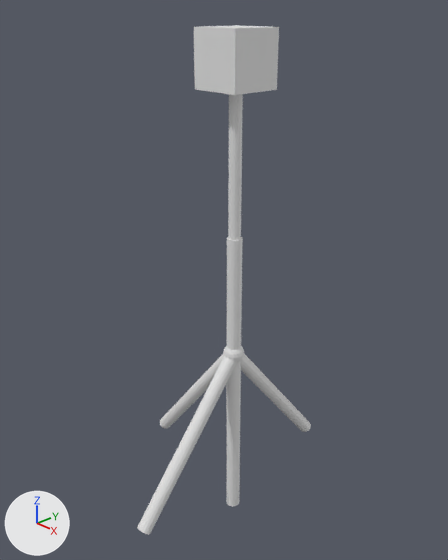
An edit to the Blender file tower.blend, drawn before and after from the same camera.
Both versions are drawn from a 50 mm lens placed at (0.801, -0.771, 0.972), pointed at (-0.075, 0.042, 0.44). Arrows for +X, +Y and +Z are at lower left; the lights stay in place.

Names of what the first picture shows: 'ball joint', 'leg.e', 'leg.n', 'leg.s', 'leg.w', 'sensor', 'stem', 'stem-inner'.
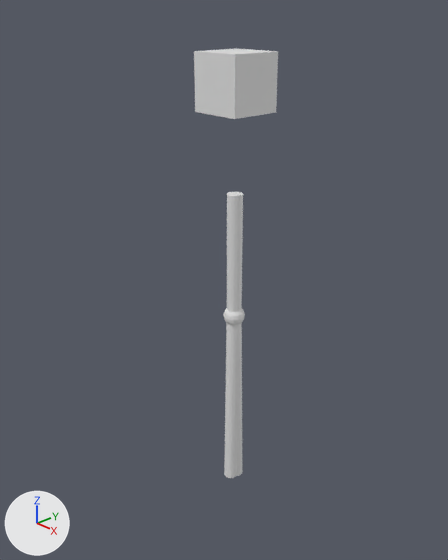
Where the newer file only moved an object's origin or applied its transform, the numbers keep the older frame.

The change, as a diff of the scene's bpy script:
```diff
--- a/tower.blend.py
+++ b/tower.blend.py
@@ me_cube @@
 me_cube.from_pydata(...)  # 8 vertices, 6 faces; spans x -0.005..0.005, y -0.005..0.005, z 0.05731..0.06731
 # used by ob_sensor; location = (0.0, 0.0, 0.263); scale = (10.0, 10.0, 10.0)
+# me_cube part 1: the whole mesh is scaled about the mesh origin by 10
@@ me_cube_003 @@
 me_cube_003.from_pydata(...)  # 98 vertices, 96 faces; spans x -0.0042..0.0042, y -0.0042..0.0042, z -0.0042..0.0042
 # used by ob_ball_joint; parent = ob_tower_base; location = (0.0, 0.0, 0.313); rotation_euler = (0.0, -0.00583, 0.0), in degrees (0, -0.3, 0); scale = (5.0, 5.0, 5.0)
+# me_cube_003 part 2: the whole mesh is scaled about its middle by 5
@@ me_cylinder_005 @@
 me_cylinder_005.from_pydata(...)  # 32 vertices, 18 faces; spans x -0.015..0.015, y -0.015..0.015, z -0.094..0.2
 # used by ob_stem_inner; parent = ob_sensor; location = (0.0, 0.0, 0.371); scale = (0.8, 0.8, 1.0)
+# me_cylinder_005 part 3: the whole mesh is moved by (0.0, 0.0, -0.038)
@@ ob_leg_w @@
 ob_leg_w.parent = ob_ball_joint
-ob_leg_w.matrix_parent_inverse = Matrix(((0.2, 0.0, 0.00117, -0.000432), (0.0, 0.2, 0.0, 0.0), (-0.00117, 0.0, 0.2, -0.0742), (0.0, 0.0, 0.0, 1.0)))
-ob_leg_w.location = (0.0, 0.0, 0.371)
-ob_leg_w.rotation_euler = (0.0, 0.672, 0.0)  # degrees (0, 39, 0)
+ob_leg_w.matrix_parent_inverse = Matrix(((1.0, 0.0, 0.00583, -0.00175), (0.0, 1.0, 0.0, 0.0), (-0.00583, 0.0, 1.0, -0.3), (0.0, 0.0, 0.0, 1.0)))
+ob_leg_w.location = (0.0, 0.0, 0.3)
+ob_leg_w.rotation_euler = (0.0, 0.0174, 0.0)  # degrees (0, 1, 0)
@@ ob_stem @@
 ob_stem.parent = ob_ball_joint
-ob_stem.matrix_parent_inverse = Matrix(((0.2, 0.0, 0.00117, -0.000485), (0.0, 0.2, 0.0, 0.0), (-0.00117, 0.0, 0.2, -0.0832), (0.0, 0.0, 0.0, 1.0)))
-ob_stem.location = (0.0, 0.0, -0.149)
+ob_stem.matrix_parent_inverse = Matrix(((1.0, 0.0, 0.00583, -0.00175), (0.0, 1.0, 0.0, 0.0), (-0.00583, 0.0, 1.0, -0.3), (0.0, 0.0, 0.0, 1.0)))
+ob_stem.location = (0.0, 0.0, -0.265)
@@ ob_sensor @@
 ob_sensor = bpy.data.objects.new('sensor', me_cube)
-ob_sensor.location = (0.0, 0.0, 0.263)
-ob_sensor.scale = (10.0, 10.0, 10.0)
+ob_sensor.location = (0.0, 0.0, 0.225)
@@ ob_ball_joint @@
 ob_ball_joint.parent = ob_tower_base
-ob_ball_joint.location = (0.0, 0.0, 0.313)
+ob_ball_joint.location = (0.0, 0.0, 0.4)
 ob_ball_joint.rotation_euler = (0.0, -0.00583, 0.0)  # degrees (0, -0.3, 0)
-ob_ball_joint.scale = (5.0, 5.0, 5.0)
@@ ob_leg_n @@
 ob_leg_n.parent = ob_ball_joint
-ob_leg_n.matrix_parent_inverse = Matrix(((0.2, 0.0, 0.0, 0.0), (0.0, 0.2, 0.0, 0.0), (0.0, 0.0, 0.2, -0.0626), (0.0, 0.0, 0.0, 1.0)))
-ob_leg_n.location = (0.0, 0.0, 0.313)
-ob_leg_n.rotation_euler = (0.672, 0.0, 0.0)  # degrees (39, 0, 0)
+ob_leg_n.matrix_parent_inverse = Matrix(((1.0, 0.0, 0.00583, -0.00175), (0.0, 1.0, 0.0, 0.0), (-0.00583, 0.0, 1.0, -0.3), (0.0, 0.0, 0.0, 1.0)))
+ob_leg_n.location = (0.0, 0.0, 0.3)
+ob_leg_n.rotation_euler = (0.0174, -0.00583, 0.0)  # degrees (1, -0.3, 0)
@@ ob_leg_e @@
 ob_leg_e.parent = ob_ball_joint
-ob_leg_e.matrix_parent_inverse = Matrix(((0.2, 0.0, 0.0, 0.0), (0.0, 0.2, 0.0, 0.0), (0.0, 0.0, 0.2, -0.0626), (0.0, 0.0, 0.0, 1.0)))
-ob_leg_e.location = (0.0, 0.0, 0.313)
+ob_leg_e.matrix_parent_inverse = Matrix(((1.0, 0.0, 0.00583, -0.00175), (0.0, 1.0, 0.0, 0.0), (-0.00583, 0.0, 1.0, -0.3), (0.0, 0.0, 0.0, 1.0)))
+ob_leg_e.location = (0.0, 0.0, 0.3)
 ob_leg_e.rotation_euler = (0.0, 0.00583, 0.0)  # degrees (0, 0.3, 0)
@@ ob_leg_s @@
 ob_leg_s.parent = ob_ball_joint
-ob_leg_s.matrix_parent_inverse = Matrix(((0.2, 0.0, 0.00117, -0.000429), (0.0, 0.2, 0.0, 0.0), (-0.00117, 0.0, 0.2, -0.0737), (0.0, 0.0, 0.0, 1.0)))
-ob_leg_s.location = (0.0, 0.0, 0.368)
-ob_leg_s.rotation_euler = (-0.672, 0.0, 0.0)  # degrees (-39, 0, 0)
+ob_leg_s.matrix_parent_inverse = Matrix(((1.0, 0.0, 0.00583, -0.00175), (0.0, 1.0, 0.0, 0.0), (-0.00583, 0.0, 1.0, -0.3), (0.0, 0.0, 0.0, 1.0)))
+ob_leg_s.location = (0.0, 0.0, 0.3)
+ob_leg_s.rotation_euler = (-0.0174, 0.0, 0.0)  # degrees (-1, 0, 0)
```

Where the change shows, as pixel boxes [x1, y1, x2, y2] in the pictures (448 x 560 px):
'sensor', moved, rescaled
    before: [194, 25, 279, 95]
    after: [194, 49, 278, 119]
'leg.s', moved, rescaled, turned
    before: [137, 356, 236, 535]
    after: [224, 323, 239, 478]
'stem', moved, rescaled
    before: [226, 237, 243, 417]
    after: [227, 192, 243, 312]
'stem-inner', mesh moved, reshaped (not visible afterwards)
    before: [228, 94, 243, 240]
'leg.n', moved, rescaled, turned
    before: [240, 354, 311, 432]
    after: [237, 323, 243, 476]
'leg.e', moved, rescaled (not visible afterwards)
    before: [227, 362, 241, 506]
'leg.w', moved, turned, rescaled (not visible afterwards)
    before: [160, 353, 224, 429]
'ball joint', moved, rescaled
    before: [223, 345, 244, 363]
    after: [223, 308, 245, 325]
